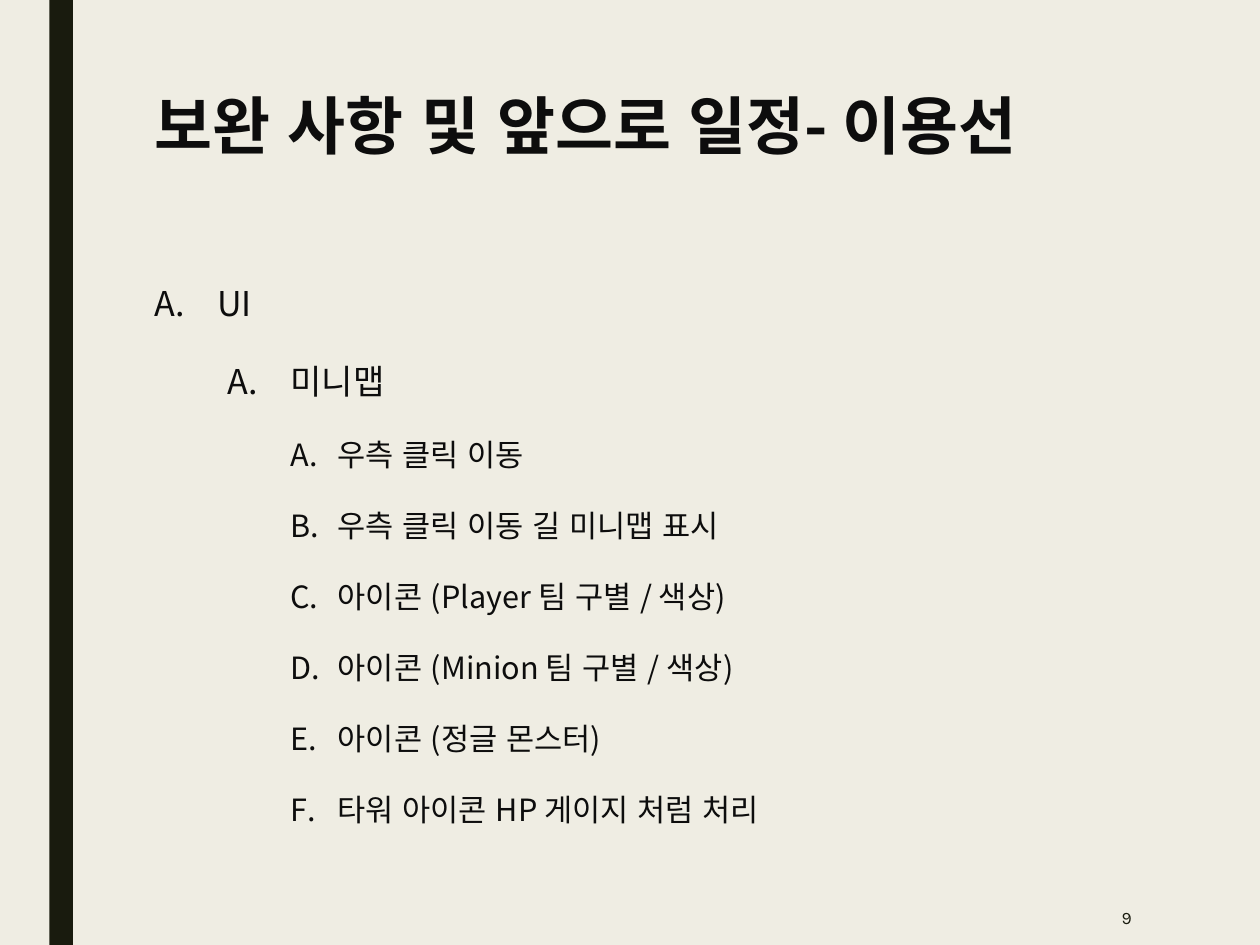
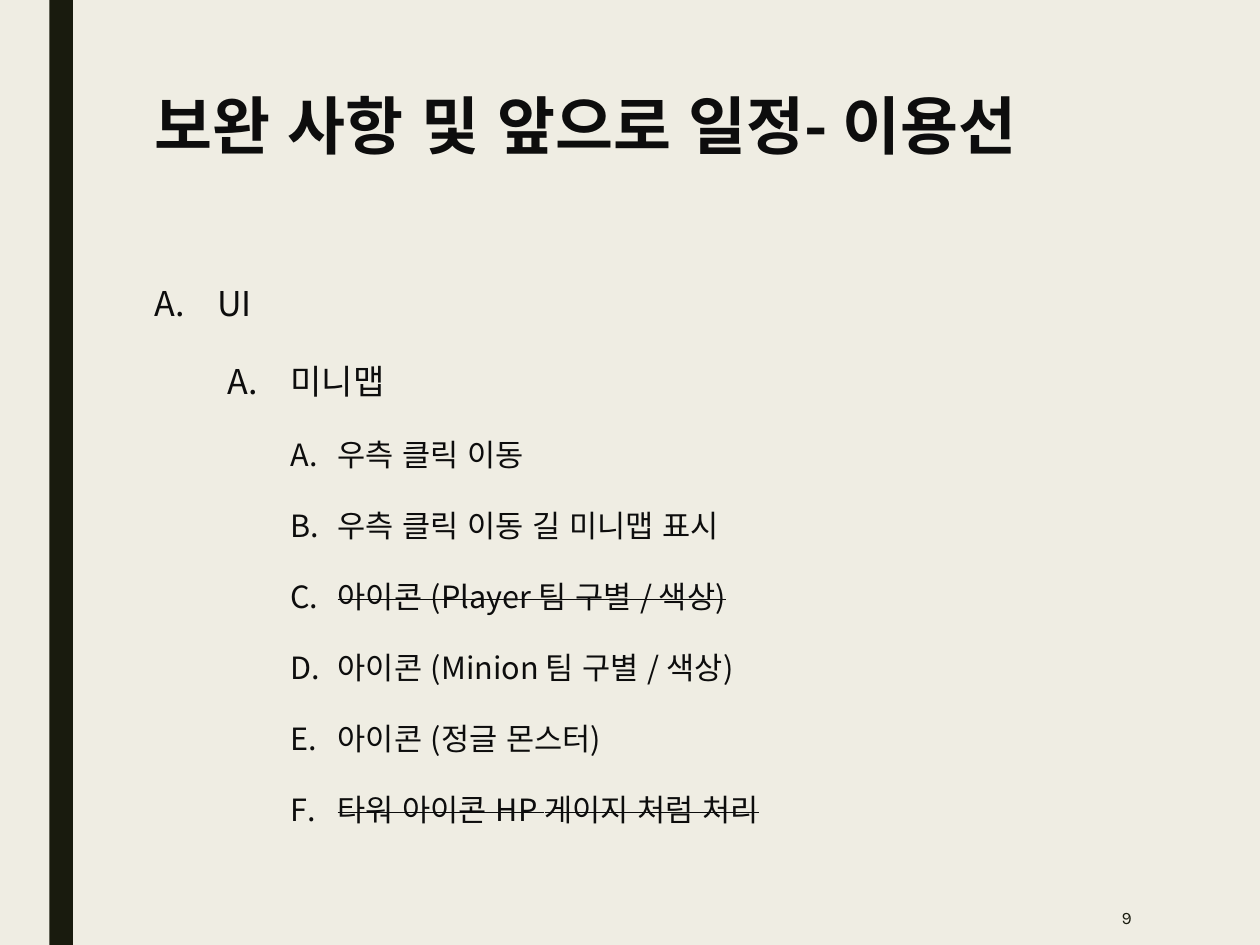
Before and after one commit to Kim2Kang/Documents, a slide deck: slide 9 of 진행사항.pptx. Drawn at 1260x945 pixels with LibreOffice and Linux fonts; fonts in the diff are those of the drawing. Boxes give left, top, right and bottom in pixels: in the first picture for what was removed or moved away, otherwise in the second. Text is boxed around its words. In the diff, an @@ line names an element or a change of style, - is before the commit and + after.

Commit message:
진행사항 업로드
진행사항 업로드

```diff
--- a/진행사항.pptx
+++ b/진행사항.pptx
@@ text at <box>338,582,759,824</box>: strikethrough on in "아이콘 (Player 팀 구별 / 색상)", "타워 아이콘 HP 게이지 처럼 처리" @@
```
Also in this commit, not shown: 1 other slide changed, 3 slides added.
